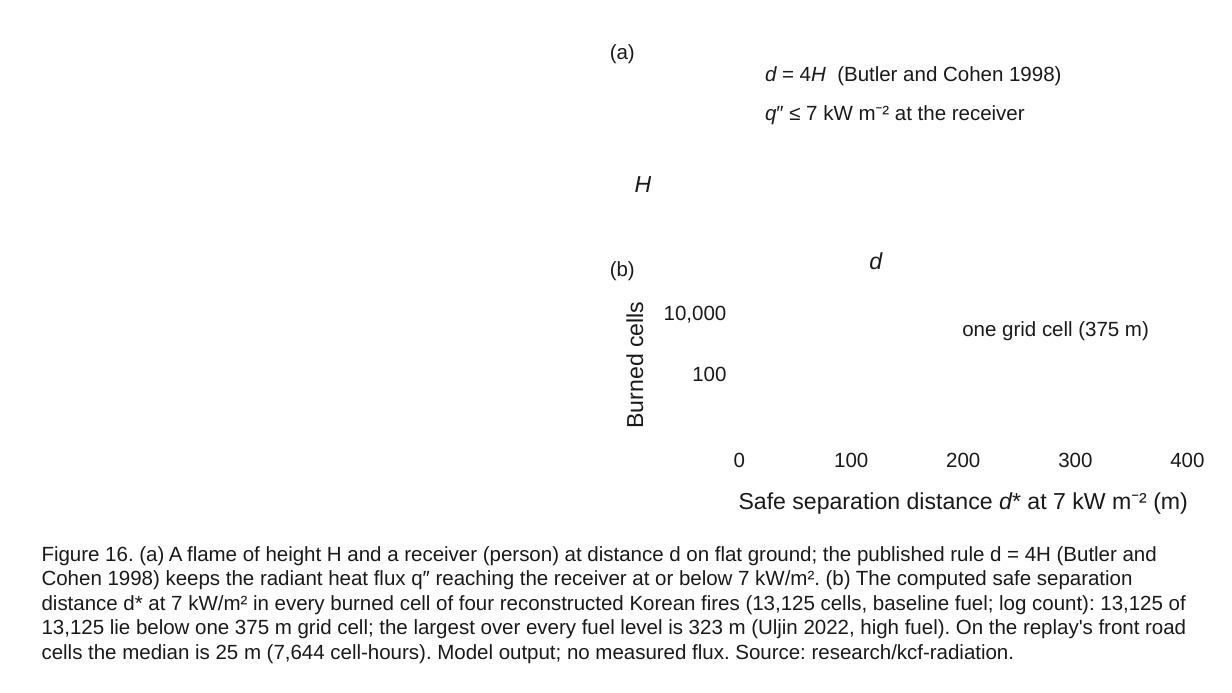
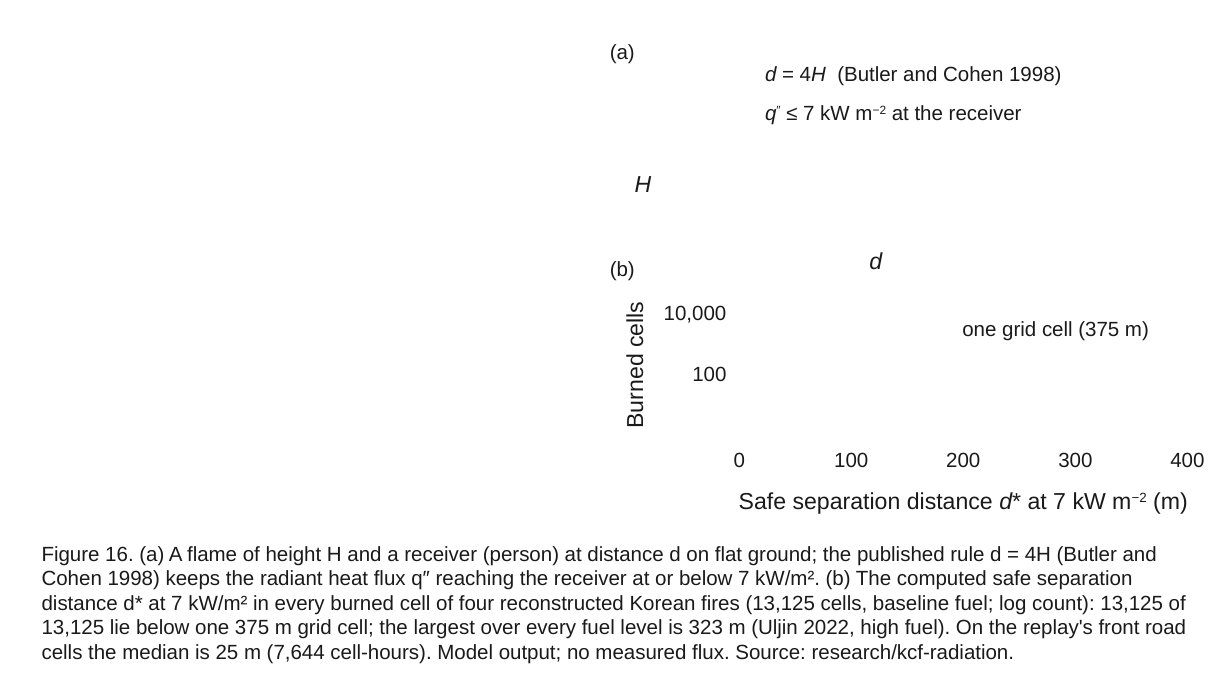
Before and after one commit to Sparkxt-0318/wildfireguardian, a slide deck: slide 9 of talk/figures/kcf_talk_figures.pptx (slide 8 before the commit). Drawn at 1232x693 pixels with LibreOffice and Linux fonts; fonts in the diff are those of the drawing; background and template pictures are left out. Boxes give left, top, right and bottom in pixels: in the first picture for what was removed or moved away, otherwise in the second. Text is boxed around its words. In the diff, an @@ line names an element or a change of style, - is before the commit and + after.

Commit message:
talk/figures: F04 method overview (one case, Uiseong-Andong 18:00 KST: inputs, M548 kernels and burn probability, Fish Creek exposure, safety distance and gate, routing, card and checker); 300 dpi transparent PNG, SVG, PDF and variants; pptx slide with editable labels and equations; SOURCES, README, contact sheet, zip

```diff
--- a/talk/figures/kcf_talk_figures.pptx
+++ b/talk/figures/kcf_talk_figures.pptx
@@ text at (765, 105, 1022, 125): text changed @@
-q″ ≤ 7 kW m⁻² at the receiver
+q″ ≤ 7 kW m−2 at the receiver
@@ text at (739, 492, 1188, 514): text changed @@
-Safe separation distance d* at 7 kW m⁻² (m)
+Safe separation distance d* at 7 kW m−2 (m)
```
Also in this commit, not shown: 1 slide added, 20 other files.
